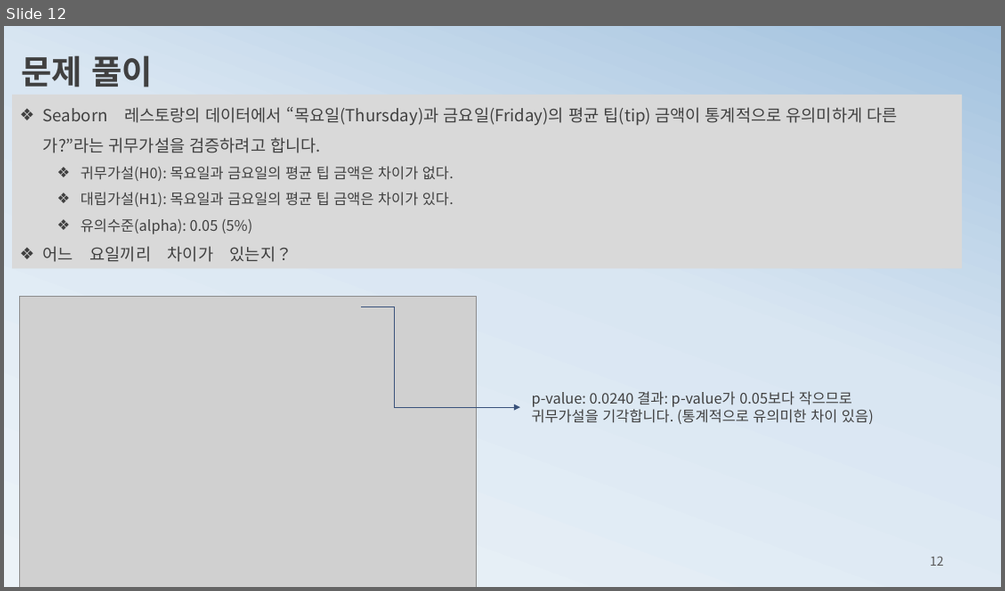
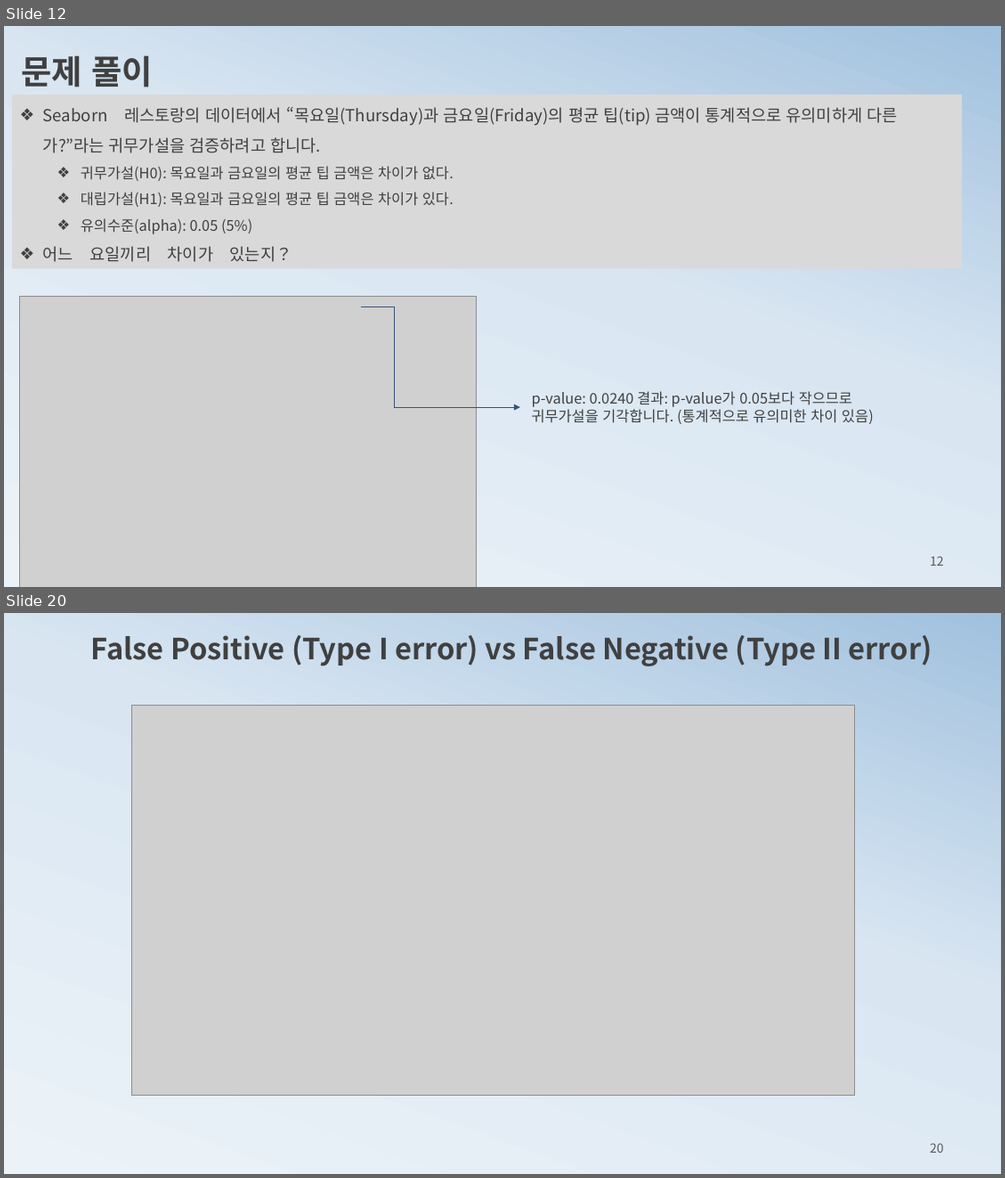
Before and after one commit to ancestor9/mathematics-for-machine-learning, a slide deck: 5_Hypothesis Testing.pptx. Shown one above the other, each under a label of ours: slide 12 before the commit, slides 12 and 20 after it; the slides between them are not shown. The pictures are 1005x591 and 1005x1178 pixels, drawn with LibreOffice and Linux fonts; fonts in the diff are those of the drawing; grey boxes stand for pictures. Boxes give left, top, right and bottom in pixels: in the first picture for what was removed or moved away, otherwise in the second. Text is boxed around its words. In the diff, an @@ line names an element or a change of style, - is before the commit and + after.

```diff
--- a/5_Hypothesis Testing.pptx
+++ b/5_Hypothesis Testing.pptx
@@ slide 20 added at (4, 613, 1001, 1174), background gradient #ECF3F8 to #D9E6F2 to #A1C1DE @@
@@ text added at (90, 635, 932, 666), 28 pt, text #404040, bold @@
+False Positive (Type I error) vs False Negative (Type II error)
@@ picture added at (131, 705, 854, 1095) @@
@@ page number added at (930, 1143, 944, 1152), 12 pt, text #595959 @@
+20
```
Also in this commit, not shown: 6 slides changed, 9 other slides added, 5 slides removed.
